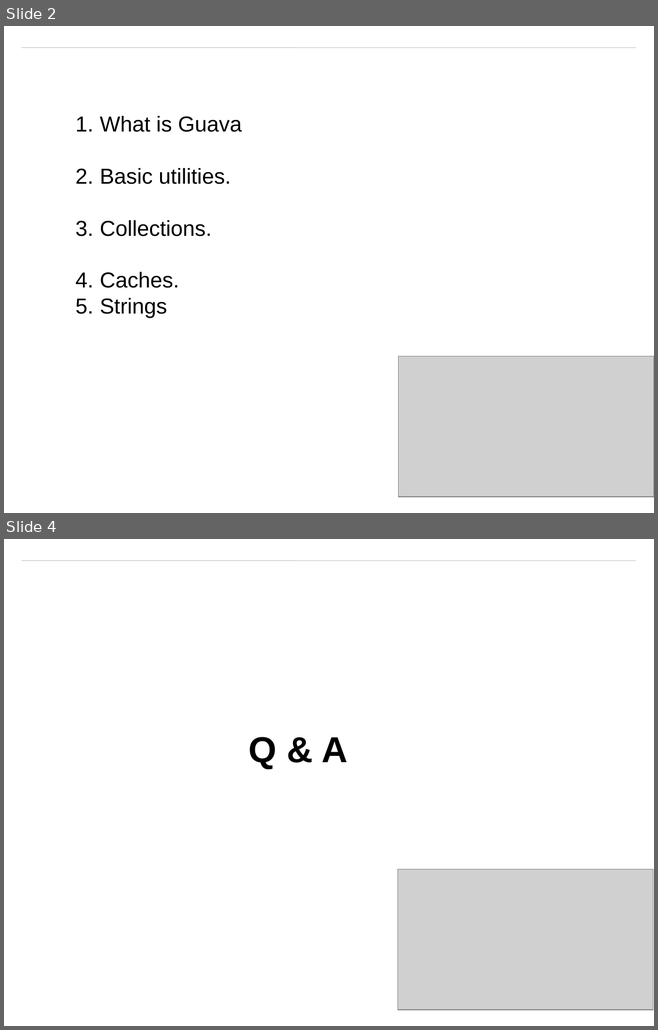
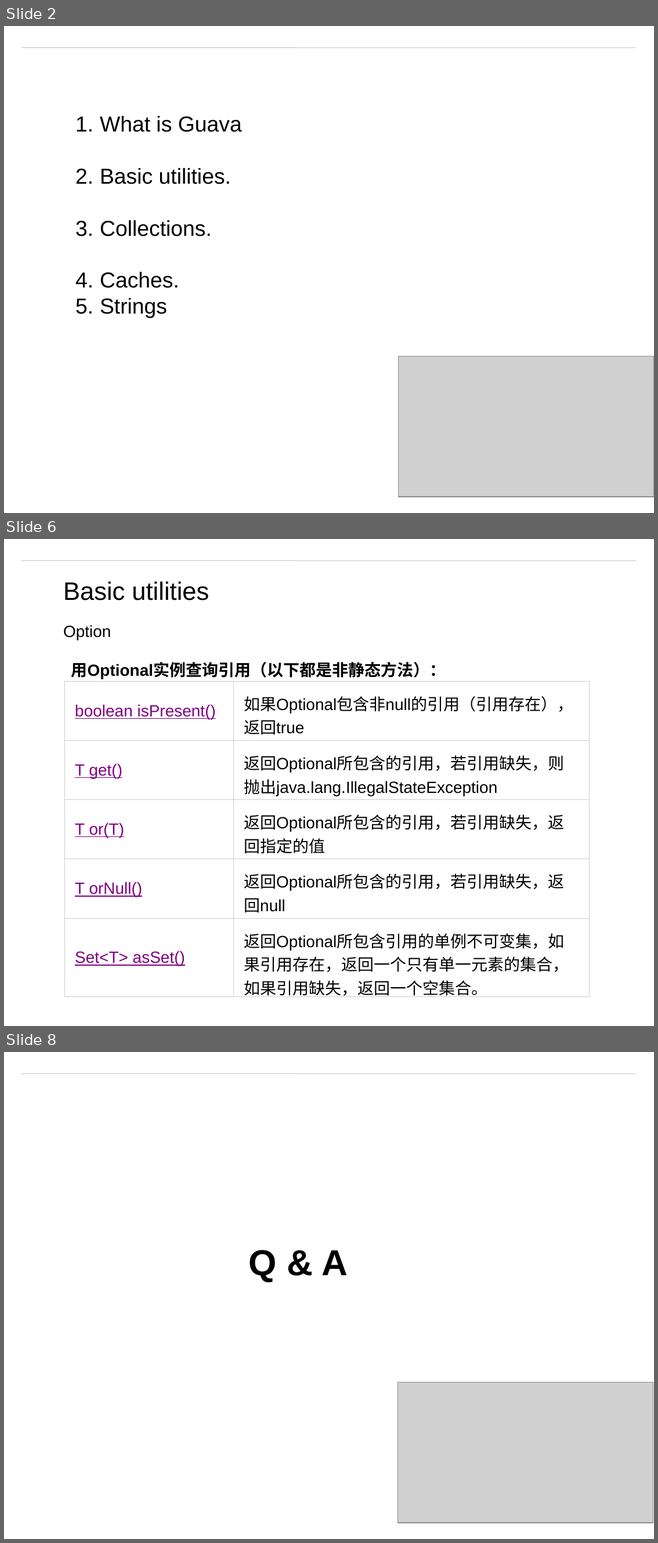
Before and after one commit to matt19870107/Guava, a slide deck: Guava.pptx. Shown one above the other, each under a label of ours: slides 2 and 4 before the commit, slides 2, 6 and 8 after it; the slides between them are not shown. The pictures are 658x1030 and 658x1543 pixels, drawn with LibreOffice and Linux fonts; fonts in the diff are those of the drawing; grey boxes stand for pictures; background and template pictures are left out. Boxes give left, top, right and bottom in pixels: in the first picture for what was removed or moved away, otherwise in the second. Text is boxed around its words. In the diff, an @@ line names an element or a change of style, - is before the commit and + after.

Commit message:
option

```diff
--- a/Guava.pptx
+++ b/Guava.pptx
@@ slide 6 added at (4, 539, 654, 1026), background #FFFFFF; not listed: 1 template element that a slide beside it also shows @@
@@ text added at (63, 581, 209, 600), 28 pt, text #000000 @@
+Basic utilities
@@ text added at (63, 625, 111, 640), 18 pt, text #000000 @@
+Option
@@ text added at (71, 662, 446, 679), 18 pt, text #000000, bold @@
+用Optional实例查询引用（以下都是非静态方法）：
@@ table added at (65, 681, 589, 1000), 5 rows, 2 columns @@
+boolean isPresent() | 如果Optional包含非null的引用（引用存在），返回true
+T get() | 返回Optional所包含的引用，若引用缺失，则抛出java.lang.IllegalStateException
+T or(T) | 返回Optional所包含的引用，若引用缺失，返回指定的值
+T orNull() | 返回Optional所包含的引用，若引用缺失，返回null
+Set<T> asSet() | 返回Optional所包含引用的单例不可变集，如果引用存在，返回一个只有单一元素的集合，如果引用缺失，返回一个空集合。
@@ what was slide 4 is now slide 8 @@
```
Also in this commit, not shown: 4 other slides added, 1 slide removed, 13 other files.
